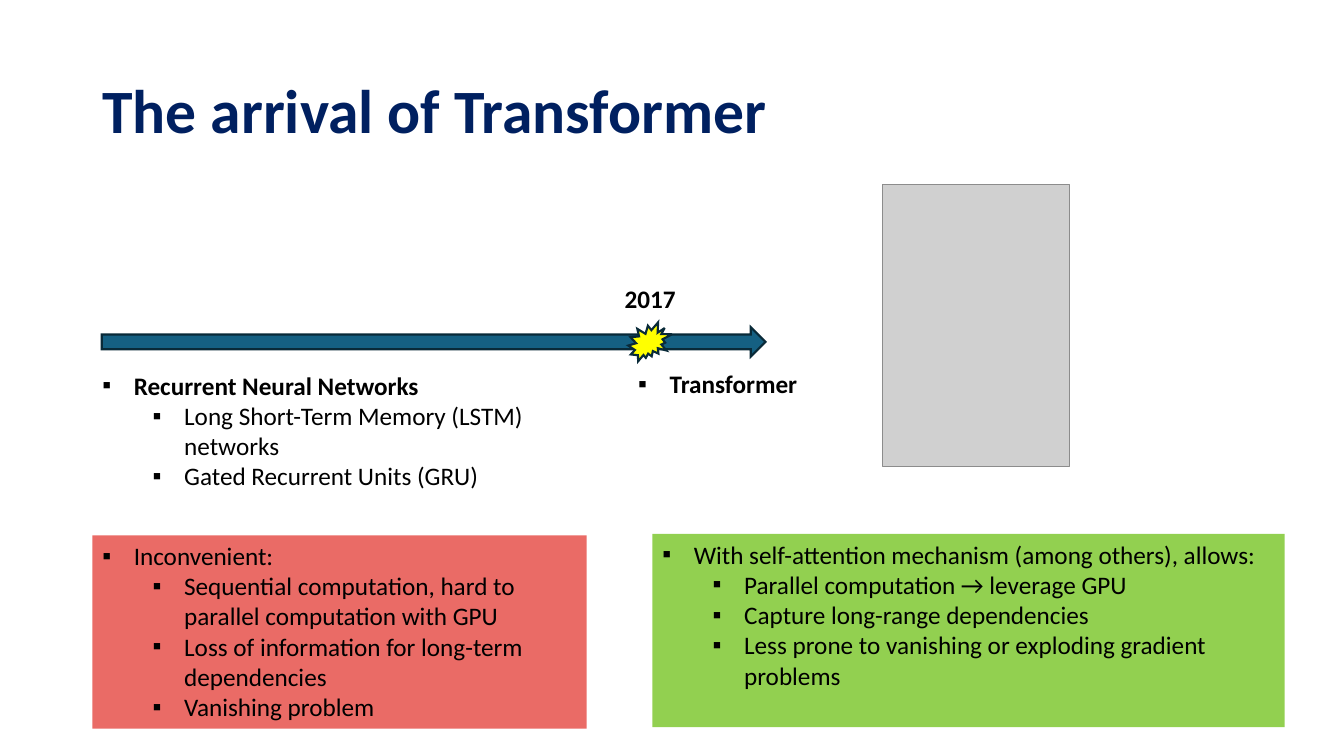
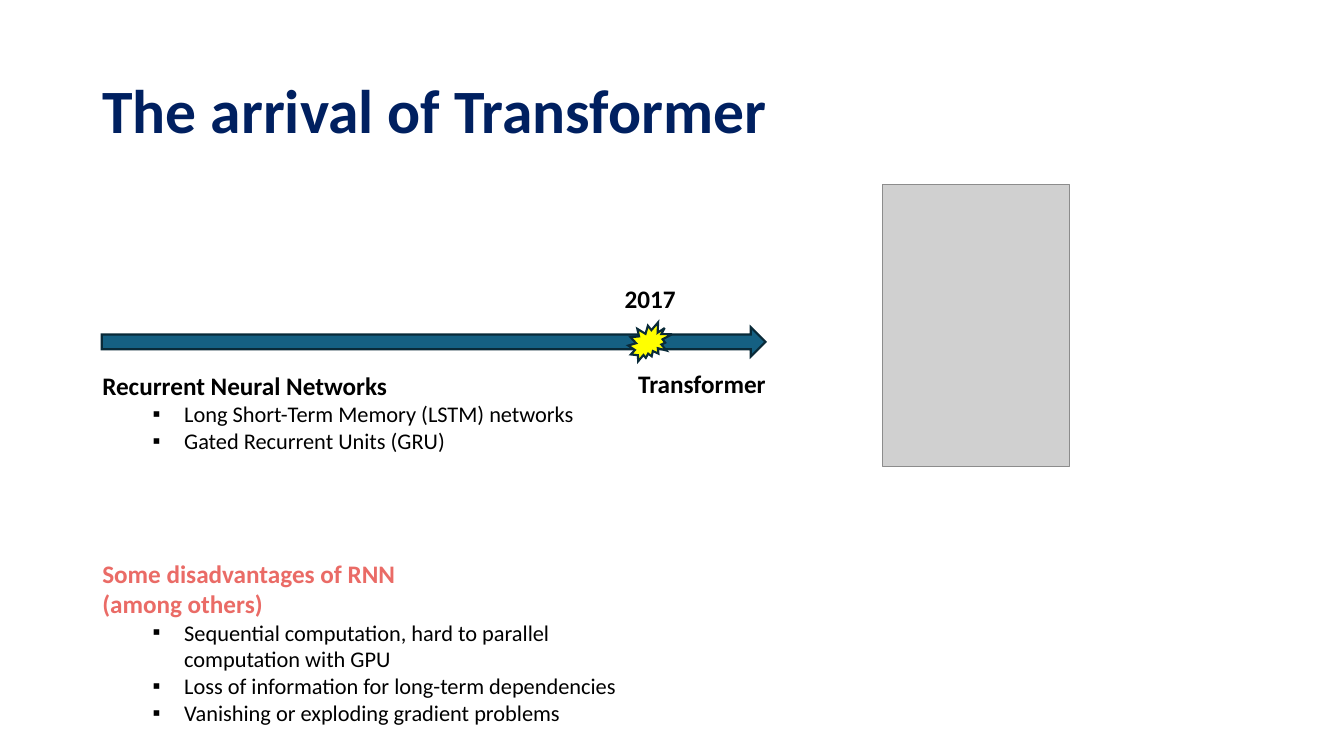
Before and after one commit to tanquangduong/transformer-pt, a slide deck: slide 10 of presentation/Introduction to Transformer.pptx (slide 8 before the commit). Drawn at 1344x756 pixels with LibreOffice and Linux fonts; fonts in the diff are those of the drawing; grey boxes stand for pictures. Boxes give left, top, right and bottom in pixels: in the first picture for what was removed or moved away, otherwise in the second. Text is boxed around its words. In the diff, an @@ line names an element or a change of style, - is before the commit and + after.

```diff
--- a/presentation/Introduction to Transformer.pptx
+++ b/presentation/Introduction to Transformer.pptx
@@ text "Recurrent Neural Networks" at <box>102,377,573,452</box>: size 18 to 16 pt in "Long Short-Term Memory (LSTM) networks", "Gated Recurrent Units (GRU)"; bullet ▪ to none @@
@@ text "Transformer" at <box>638,375,766,394</box>: bullet ▪ to none @@
@@ rectangle removed at <box>652,534,1285,728</box> @@
-▪ With self-attention mechanism (among others), allows:
-  ▪ Parallel computation → leverage GPU
-  ▪ Capture long-range dependencies
-  ▪ Less prone to vanishing or exploding gradient problems
@@ text "Some disadvantages of RNN": place and size @@
-text "Some disadvantages of RNN" at <box>93,535,587,729</box>
+text "Some disadvantages of RNN" at <box>102,565,615,725</box>
@@ text "Some disadvantages of RNN" at <box>102,565,615,725</box>: fill #EA6B66 to none @@
@@ text at <box>102,565,395,617</box>: text changed; text colour #000000 to #EA6B66; bold on @@
-▪ Inconvenient:
+Some disadvantages of RNN
+(among others)
@@ text at <box>184,625,615,698</box>: size 18 to 16 pt in "Sequential computation, hard to parallel computation with ...", "Loss of information for long-term dependencies" @@
@@ text at <box>184,705,559,725</box>: text changed; size 18 to 16 pt @@
-  ▪ Vanishing problem
+  ▪ Vanishing or exploding gradient problems
```
Also in this commit, not shown: 8 other slides changed, 9 slides added, 2 other files.
